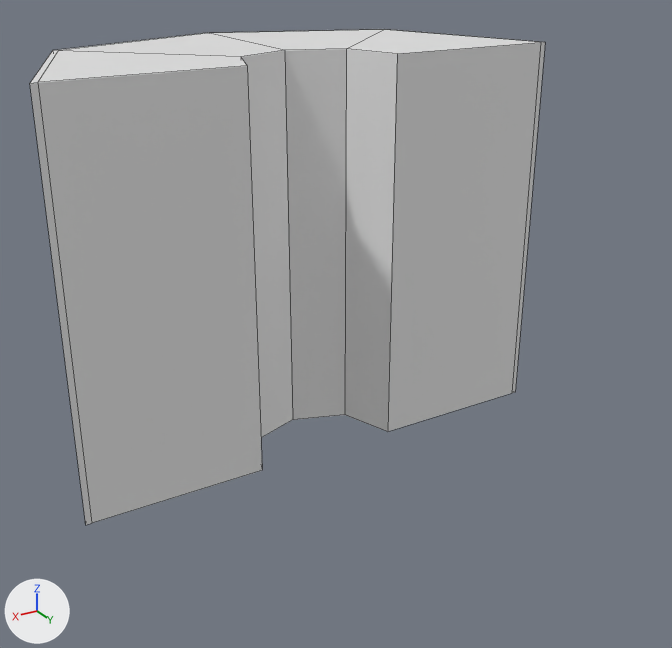
Two versions of the FBX model Assets/Placeholders/PH_Corridor.fbx, one commit apart.
Camera for both pictures: a 50 mm lens placed at (2.63, 5.3, 3.12), pointed at (0.01, 0.93, 0.94). Lighting does not change. The marker at lower left points along +X, +Y and +Z. Mesh edges are drawn as thin lines. Where no turn or scale is listed for an object, it has been applied to the vertices.

The older version as bpy lines, for what is in view:
```python
me_plane_008 = bpy.data.meshes.new('Plane.008')
me_plane_008.from_pydata(...)  # 30 vertices, 28 faces; spans x -1.58..1.58, y -0.78..0.8, z 0.0..2.45
ob_plane_001 = bpy.data.objects.new('Plane.001', me_plane_008)
ob_plane_001.location = (0.0, 0.0, 0.0)
```
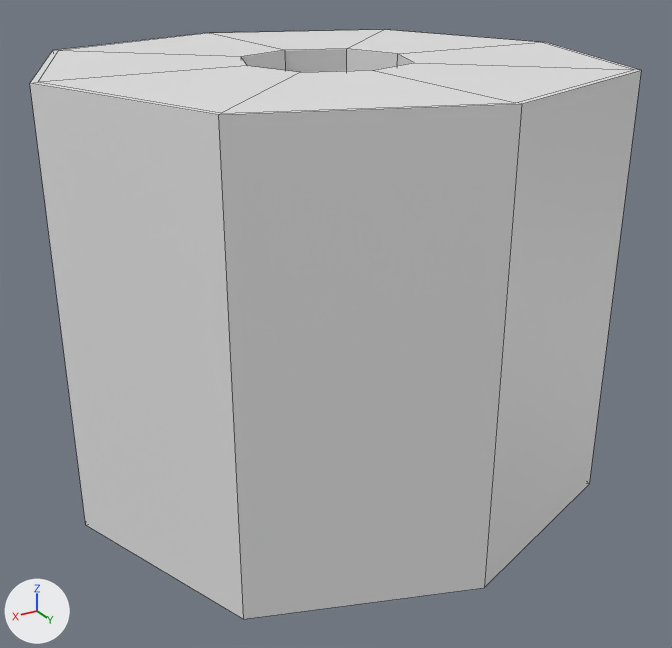
The newer file is also turned or shifted as a whole; pictures and numbers use the older file's frame.

The change, as a list of edits to the scene's bpy script:
```text
Add mat_m_corridor:
    mat_m_corridor = principled_material('M_Corridor')
    mat_m_corridor.base_color = (0.8, 0.8, 0.8)  # white #e7e7e7
Change me_plane_008:
    used by ob_plane_001; location = (0.0, 0.0, 0.0)
    remove me_plane_008.from_pydata(...)  # 30 vertices, 28 faces; spans x -1.58..1.58, y -0.78..0.8, z 0.0..2.45
    add me_plane_008.from_pydata(...)  # 48 vertices, 48 faces; spans x -1.58..1.58, y -0.78..2.38, z 0.0..2.45
    me_plane_008 part 1
    4 faces are deleted
    12 vertices are added at x -1.16..1.16, y 1.14..2.38, z 0.0..2.45
    6 new vertices lie (0.0, 0.0, 2.45) away from vertices in x -1.16..1.16, y 1.14..2.38, z 0.0
    24 new faces join them
    add me_plane_008.materials.append(mat_m_corridor)  # white #e7e7e7
```

Boxes [x1, y1, x2, y2] around the edits, measured in the pictures (672 x 648 px):
'Plane.001', reshaped (19% wider, 19% taller)
    before: [30, 29, 545, 525]
    after: [30, 29, 641, 619]
part 1 of me_plane_008, built on
    before: [30, 42, 545, 525]
    after: [30, 42, 641, 619]
